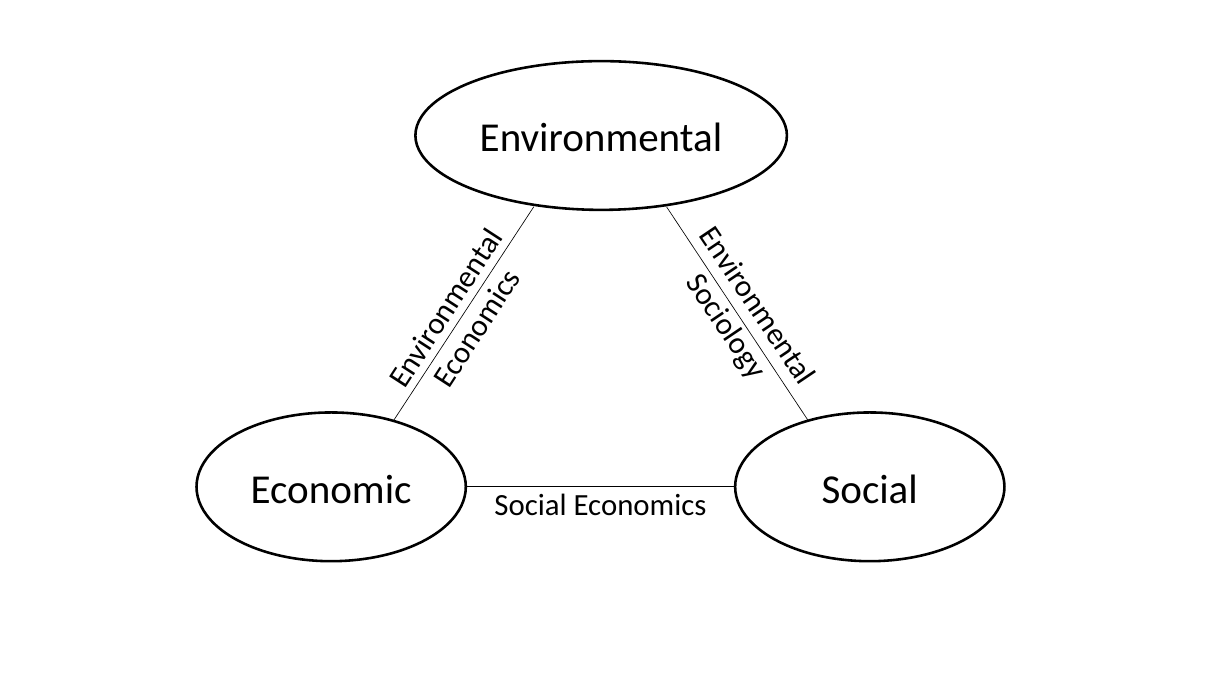
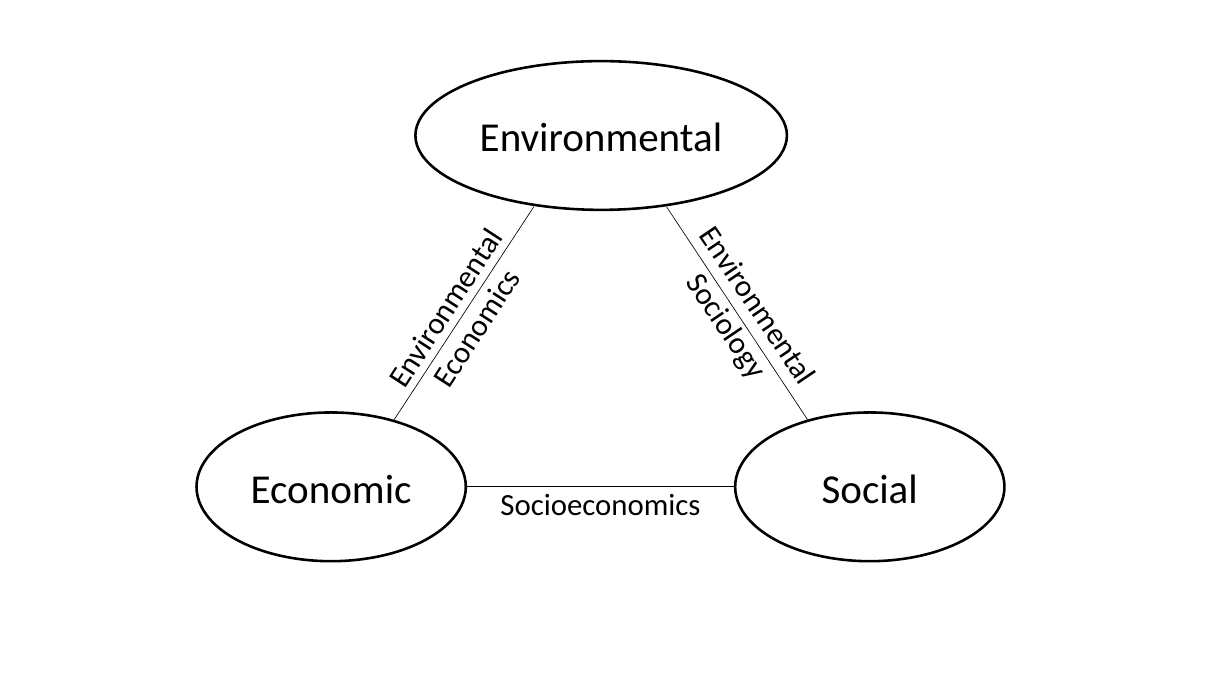
Before and after one commit to MatthewHeun/CEC2019, a slide deck: slide 3 of figure_other/Figures.pptx. Drawn at 1232x693 pixels with LibreOffice and Linux fonts; fonts in the diff are those of the drawing. Boxes give left, top, right and bottom in pixels: in the first picture for what was removed or moved away, otherwise in the second. Text is boxed around its words. In the diff, an @@ line names an element or a change of style, - is before the commit and + after.

Commit message:
Edited intro paragraphs.

```diff
--- a/figure_other/Figures.pptx
+++ b/figure_other/Figures.pptx
@@ text at [500,494,700,516]: text changed @@
-Social Economics
+Socioeconomics
```
